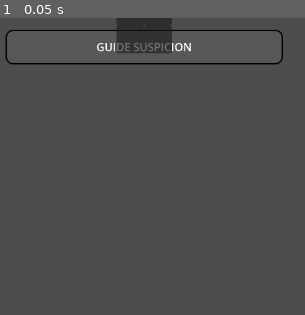
Above: before the commit, frame 1.
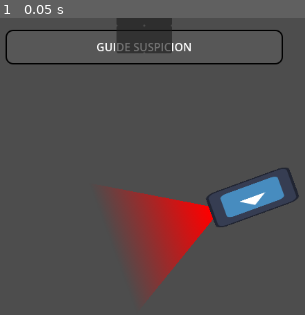
Above: after the commit, the same moment.

Repository: Skyepulse/LUDUM_DARE_58_MATELOU-CO
Game: Godot game, scene res://scenes/scene_tests_MAEL.tscn
Two runs of this game, one before a commit and one after it. Both use one fixed random seed, a clock stepped at 60 frames per second and the inputs below. The engine's default icon, where the game draws it, is replaced by a stand-in: a white triangle on a blue panel in a dark square.
Inputs:
- Up to frame 1 (0.05 s): no input

The runs differ from the first frame. In frame 1, 8.8% of the frame differs, in the area x 35-99%, y 50-95%.

Commit message:
Added camera

Diff:
--- /dev/null
+++ b/scenes/Obstacles/obs_camera.tscn
@@ -0,0 +1,33 @@
+[gd_scene load_steps=5 format=3 uid="uid://cwweperphcvw1"]
+
+[ext_resource type="Texture2D" uid="uid://01a6s27mn85u" path="res://img/icon.svg" id="1_8270b"]
+[ext_resource type="Script" uid="uid://d28gbi2iub73n" path="res://scripts/obstacle_camera.gd" id="1_khuef"]
+
+[sub_resource type="RectangleShape2D" id="RectangleShape2D_8270b"]
+size = Vector2(120, 50)
+
+[sub_resource type="ConvexPolygonShape2D" id="ConvexPolygonShape2D_8270b"]
+points = PackedVector2Array(0, -10, 100, -30, 100, 30, 0, 10)
+
+[node name="CameraObstacle" type="Node2D"]
+script = ExtResource("1_khuef")
+
+[node name="Visual" type="Sprite2D" parent="."]
+scale = Vector2(1, 0.41)
+texture = ExtResource("1_8270b")
+
+[node name="HitBox" type="Area2D" parent="."]
+
+[node name="CollisionShape2D" type="CollisionShape2D" parent="HitBox"]
+shape = SubResource("RectangleShape2D_8270b")
+
+[node name="RayBox" type="Area2D" parent="."]
+position = Vector2(64, 0)
+
+[node name="CollisionShape2D" type="CollisionShape2D" parent="RayBox"]
+shape = SubResource("ConvexPolygonShape2D_8270b")
+debug_color = Color(0.8743257, 0.1234112, 0.15432164, 0.41960785)
+
+[node name="Visual" type="Polygon2D" parent="RayBox"]
+color = Color(0.8235294, 0.1254902, 0.18431373, 1)
+vertex_colors = PackedColorArray(1, 0, 0, 1, 1, 0, 0, 0, 1, 0, 0, 0, 0.99215686, 0, 0, 1)
--- a/scenes/scene_tests_MAEL.tscn
+++ b/scenes/scene_tests_MAEL.tscn
@@ -1,3 +1,11 @@
-[gd_scene format=3 uid="uid://bk3slmpm5pir5"]
+[gd_scene load_steps=2 format=3 uid="uid://bk3slmpm5pir5"]
+
+[ext_resource type="PackedScene" uid="uid://cwweperphcvw1" path="res://scenes/Obstacles/obs_camera.tscn" id="1_swdrb"]
 
 [node name="SceneTestsMael" type="Node2D"]
+
+[node name="CameraObstacle" parent="." instance=ExtResource("1_swdrb")]
+position = Vector2(364, 259)
+rayLength = 150.0
+rayWidth = 200.0
+initRotation = 160.0
--- /dev/null
+++ b/scripts/obstacle_camera.gd
@@ -0,0 +1,34 @@
+extends Node2D
+
+@onready var rayBox: Area2D = $RayBox
+@onready var rayVisual: Polygon2D = $RayBox/Visual
+
+@export var rayLength: float = 100.0
+@export var rayWidth: float = 60.0
+@export var initRotation: float = 0.0
+
+func _ready():
+    setPoints(rayLength, rayWidth)
+    rotateCamera(initRotation)
+
+func setPoints(length: float, width: float):
+    var shape := ConvexPolygonShape2D.new()
+    shape.points = [
+        Vector2(0, 10),
+        Vector2(length, width / 2),
+        Vector2(length, -width / 2),
+        Vector2(0, -10),
+    ]
+
+    var collisionShape := rayBox.get_node("CollisionShape2D") as CollisionShape2D
+    if collisionShape:
+        collisionShape.shape = shape
+        rayVisual.polygon = shape.points
+
+func changeRay(length: float, width: float):
+    rayLength = length
+    rayWidth = width
+    setPoints(rayLength, rayWidth)
+
+func rotateCamera(degrees_val: float):
+    rotation_degrees = wrapf(degrees_val, 0.0, 360.0)
Not shown, added: scripts/obstacle_camera.gd.uid
